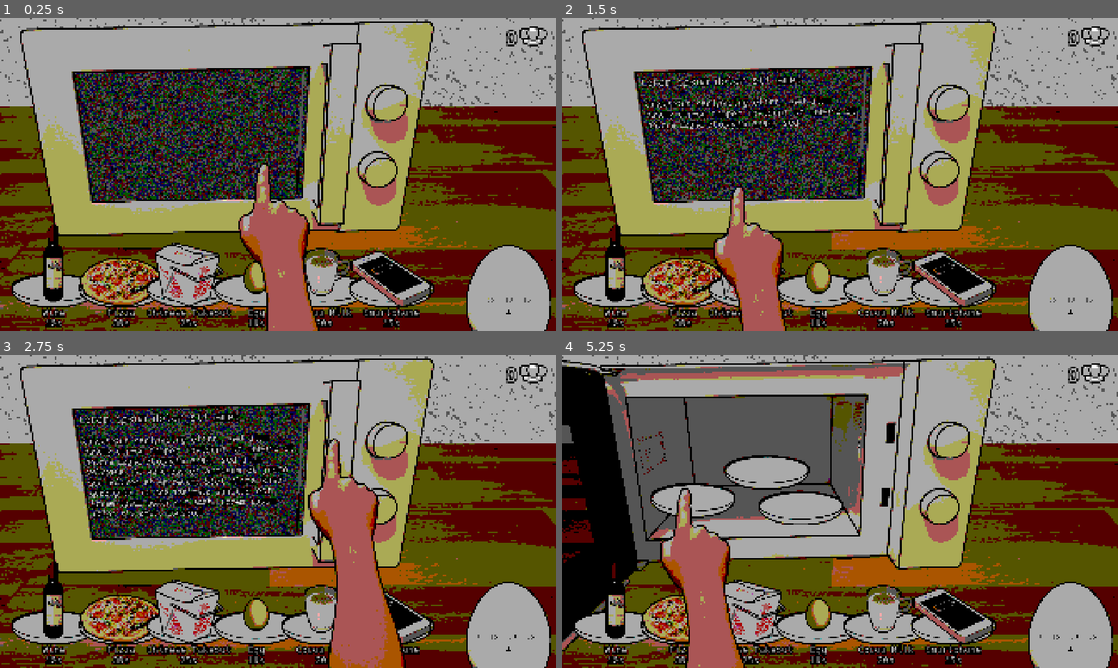
Above: before the commit, frames 1-4 (two rows, left to right).
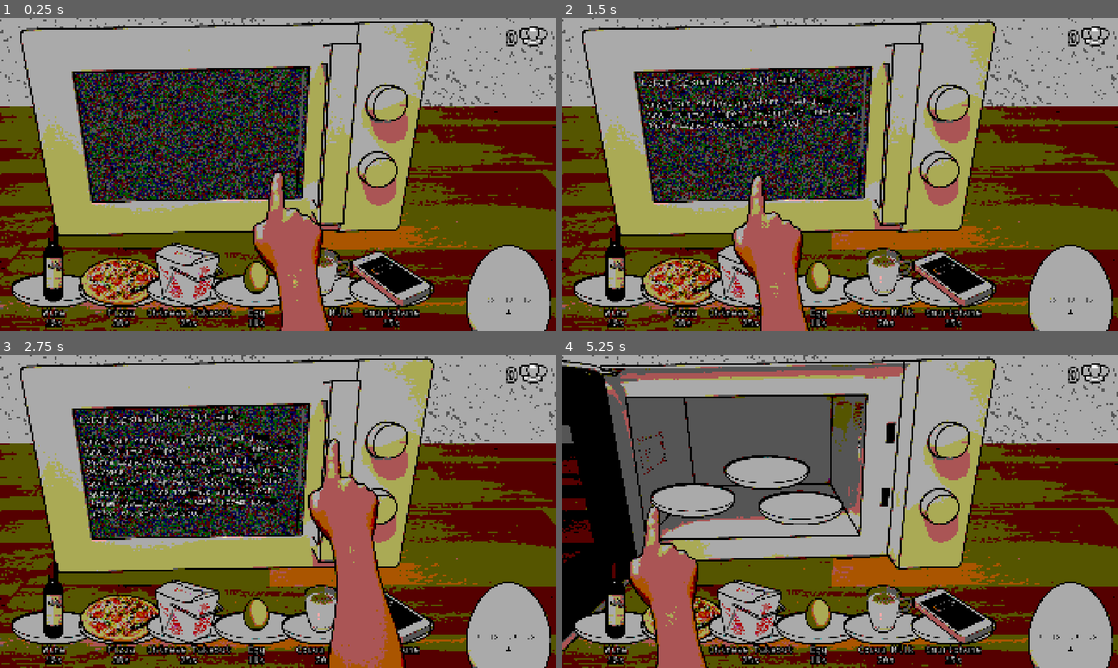
Above: after the commit, the same moments.

Repository: AnJ95/gmtk-2026
Game: Godot game, scene res://main/Main.tscn
Same seed, same stepped clock (60 frames per second), same inputs: the game is played once before the commit and once after it.
Inputs (mouse positions are in pixels of both pictures, inside the frame that each line leads up to):
- Up to frame 1 (0.25 s): no input
- Up to frame 2 (1.5 s): drag from (756, 130) to (617, 290) at 0.52 s; drag from (728, 190) to (817, 155) at 1.27 s
- Up to frame 3 (2.75 s): move the mouse to (333, 442) at 2.02 s; click (333, 442) at 2.17 s
- Up to frame 4 (5.25 s): drag from (812, 574) to (723, 511) at 2.77 s; move the mouse to (1006, 558) at 3.52 s; click (1006, 558) at 3.67 s; click "Start Level" at 4.25 s; drag from (673, 464) to (617, 599) at 5.02 s

The runs differ from the first frame. In frame 1, 3.2% of the frame differs, in the area x 42-60%, y 46-100%; in frame 2, 4.0%; in frame 3, less than 0.1%; in frame 4, 6.4%, in the area x 12-33%, y 42-100%.

Commit message:
Revert "Make cursor pos lag"
This reverts commit e1163d485defe28fa9bc10d3738fe9064bde9d29.

Diff:
--- a/ui/cursor/cursor.gd
+++ b/ui/cursor/cursor.gd
@@ -1,21 +1,13 @@
 extends Node2D
-
-@export var smoothing := 12.0
 
 func _ready() -> void:
 	set_dragging(false)
 	Input.mouse_mode = Input.MOUSE_MODE_HIDDEN
 
 func _process(delta: float) -> void:
-	var mouse_pos := get_viewport().get_mouse_position()
-	var viewport_size := get_viewport_rect().size
-
-	var target_pos := Vector2(
-		clamp(mouse_pos.x, 0.0, viewport_size.x),
-		clamp(mouse_pos.y, 0.0, viewport_size.y)
-	)
-
-	global_position = global_position.lerp(target_pos,  1.0 - exp(-smoothing * delta))
+	var mouse_pos = get_viewport().get_mouse_position()
+	global_position.x = clamp(mouse_pos.x, 0, get_viewport_rect().size.x)
+	global_position.y = clamp(mouse_pos.y, 0, get_viewport_rect().size.y)
 
 func set_dragging(dragging: bool):
 	$CursorPoint.visible = !dragging
